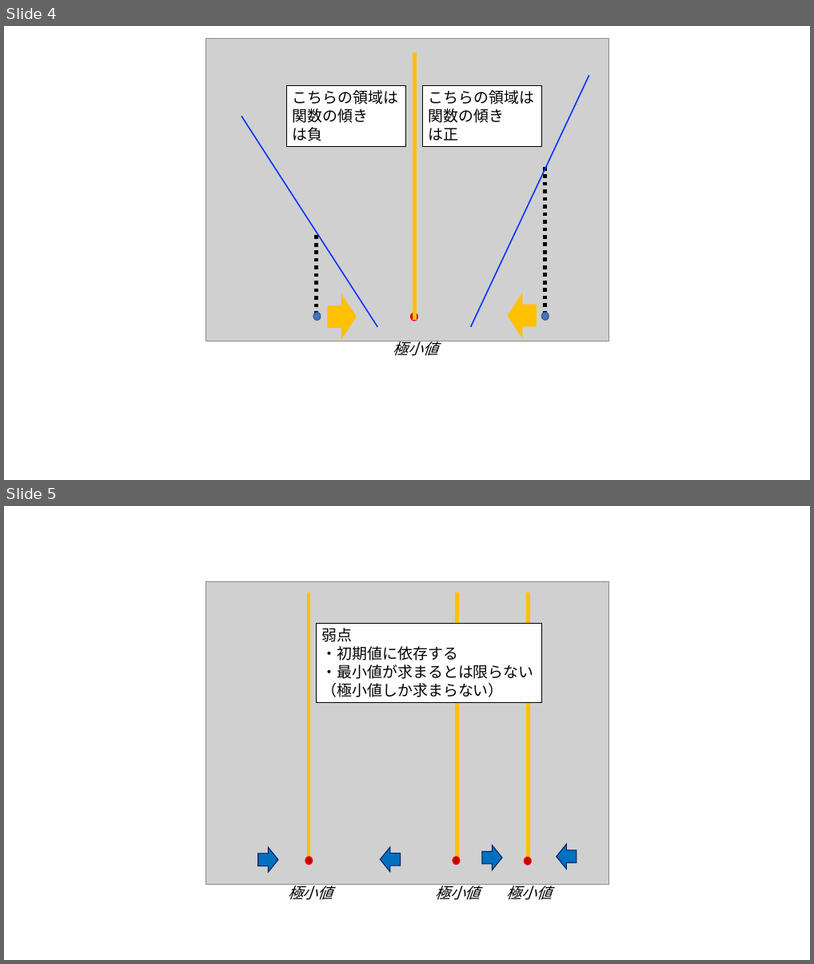
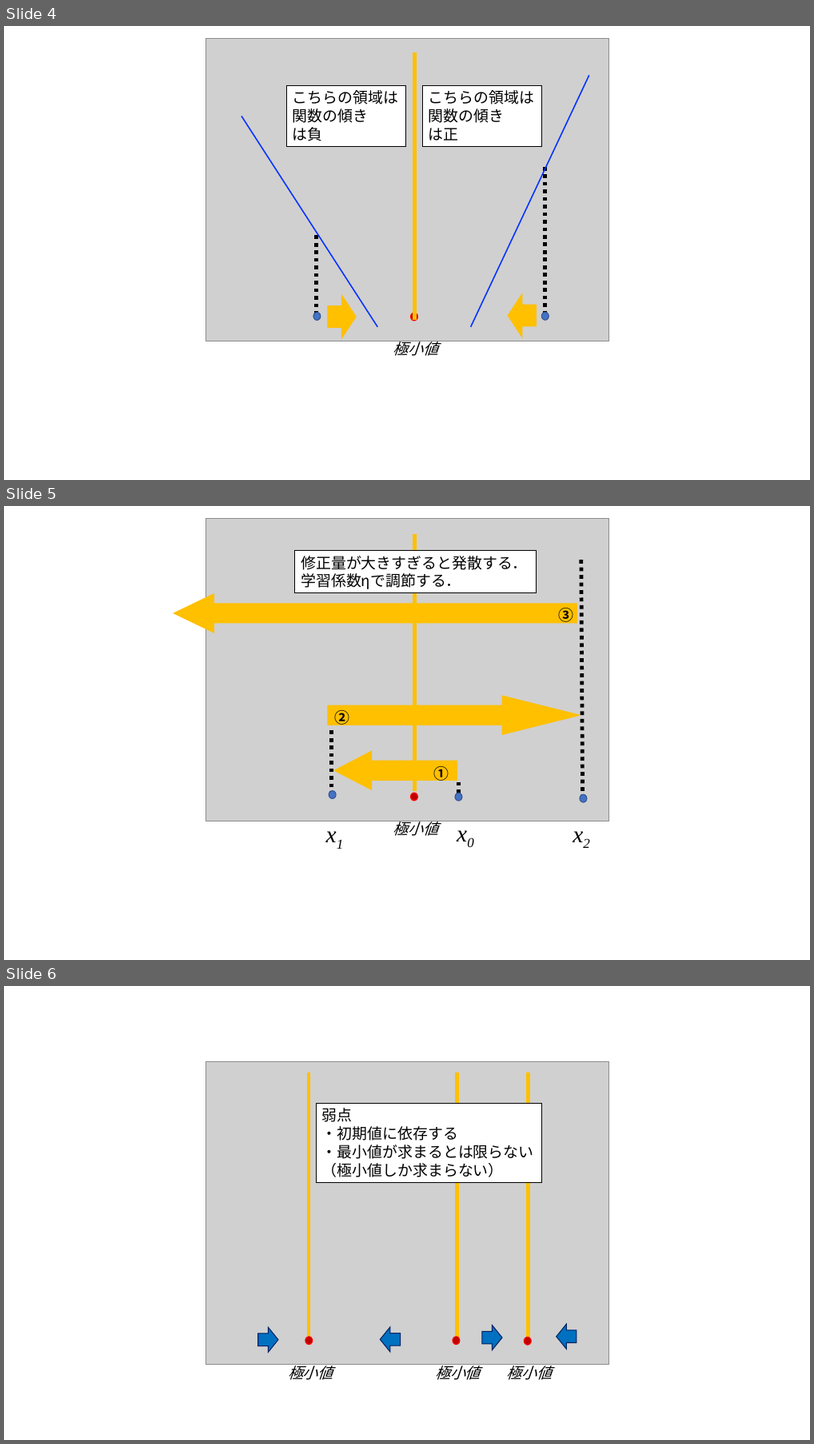
Before and after one commit to crotsu/Bousai_AI, a slide deck: chap2_Python/img/img.pptx. Shown one above the other, each under a label of ours: slides 4 and 5 before the commit, slides 4, 5 and 6 after it. The pictures are 814x964 and 814x1444 pixels, drawn with LibreOffice and Linux fonts; fonts in the diff are those of the drawing; grey boxes stand for pictures. Boxes give left, top, right and bottom in pixels: in the first picture for what was removed or moved away, otherwise in the second. Text is boxed around its words. In the diff, an @@ line names an element or a change of style, - is before the commit and + after.

```diff
--- a/chap2_Python/img/img.pptx
+++ b/chap2_Python/img/img.pptx
@@ slide 5 added at bbox=[4, 506, 810, 960], background #FFFFFF @@
@@ picture added at bbox=[206, 518, 609, 820] @@
@@ rectangle added at bbox=[295, 550, 536, 593], fill #FFFFFF, outline #000000 0.75 pt, 18 pt, text #000000 @@
+修正量が大きすぎると発散する．
+学習係数ηで調節する．
@@ line added from (415, 534) to (415, 791), #FFC000 4.5 pt @@
@@ line added from (582, 560) to (583, 798), #000000 4.5 pt dashed @@
@@ right arrow added at bbox=[174, 594, 578, 632], fill #FFC000, outline #FFC000 1 pt @@
@@ text added at bbox=[559, 608, 574, 625], 18 pt, text #000000, bold @@
+③
@@ right arrow added at bbox=[328, 696, 581, 735], fill #FFC000, outline #FFC000 1 pt @@
@@ text added at bbox=[334, 710, 350, 727], 18 pt, text #000000, bold @@
+②
@@ line added from (332, 731) to (332, 795), #000000 4.5 pt dashed @@
@@ right arrow added at bbox=[335, 751, 458, 790], fill #FFC000, outline #FFC000 1 pt @@
@@ text added at bbox=[434, 766, 450, 783], 18 pt, text #000000, bold @@
+①
@@ ellipse added at bbox=[329, 790, 336, 798], fill #4472C4, outline #325491 1 pt @@
@@ ellipse added at bbox=[411, 792, 418, 800], fill #C00000, outline #FF0000 1 pt @@
@@ ellipse added at bbox=[455, 792, 462, 800], fill #4472C4, outline #325491 1 pt @@
@@ line added from (459, 782) to (459, 796), #000000 4.5 pt dashed @@
@@ text added at bbox=[320, 816, 351, 851], 28 pt, text #000000, italic @@
+x1
@@ text added at bbox=[451, 815, 482, 850], 28 pt, text #000000, italic @@
+x0
@@ text added at bbox=[567, 816, 598, 850], 28 pt, text #000000, italic @@
+x2
@@ ellipse added at bbox=[580, 794, 587, 802], fill #4472C4, outline #325491 1 pt @@
@@ text added at bbox=[394, 820, 439, 836], 18 pt, text #000000, italic @@
+極小値
@@ what was slide 5 is now slide 6 @@
```
Also in this commit, not shown: 3 other files.
